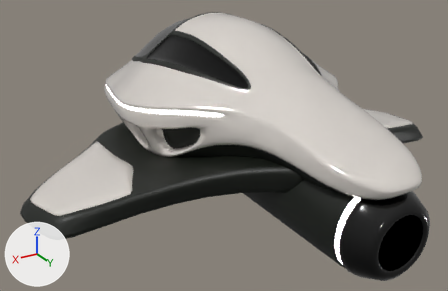
Renders of the glTF model public/assets/models/spaceship2.glb from each side of a commit.
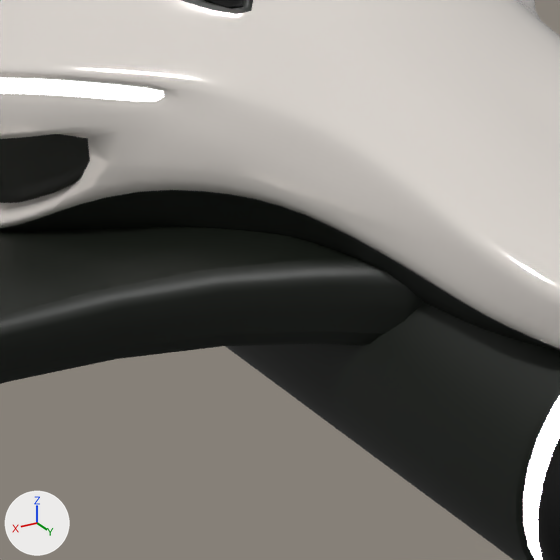
Old and new are each drawn whole from a camera (50 mm lens) standing at (1.225, 1.93, 0.966) and looking at (0.066, -0.002, 0.0) and again close up on the part from 39% to 77% of the width and 30% to 89% of the height. Every picture has the same lights, and +X, +Y and +Z are marked at lower left. Vertices at the same position are counted once.

The first close-up shows 'Spaceship'.
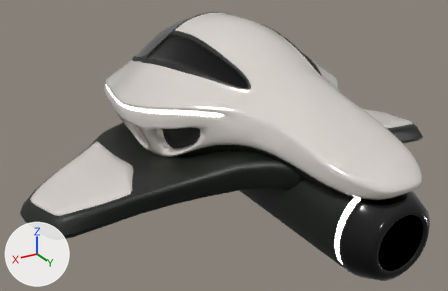
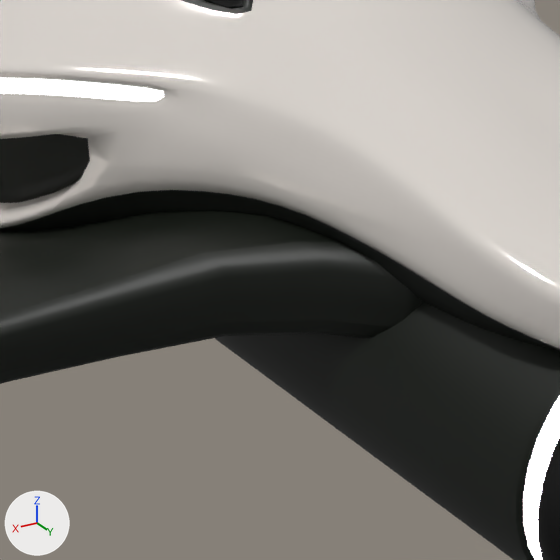
The change, as a diff of the scene's bpy script:
```diff
--- a/public/assets/models/spaceship2.glb.py
+++ b/public/assets/models/spaceship2.glb.py
@@ me_model_007 @@
 # used by ob_spaceship; location = (0.0, 0.0, 0.0)
-me_model_007.from_pydata(...)  # 7768 vertices, 15414 faces; spans x -0.86..0.86, y -0.97..0.88, z -0.15..0.48
+me_model_007.from_pydata(...)  # 7894 vertices, 15734 faces; spans x -0.86..0.86, y -0.97..0.88, z -0.15..0.48
+# me_model_007 part 1: 62 vertices moved from x -0.3..0.3, y 0.18..0.56, z 0.05..0.14 to x -0.3..0.3, y 0.18..0.56, z 0.05..0.16; 42 vertices removed from x -0.34..0.34, y 0.26..0.54, z 0.0..0.12; 168 vertices added at x -0.77..0.77, y -0.48..0.54, z -0.08..0.14
 me_model_007.materials.append(mat_material_011)
```

What differs and where, as boxes (x1, y1, x2, y2) in the close-ups (560 x 560 px):
part 1 of me_model_007, built on: before (0, 226, 424, 381); after (0, 210, 423, 380)
